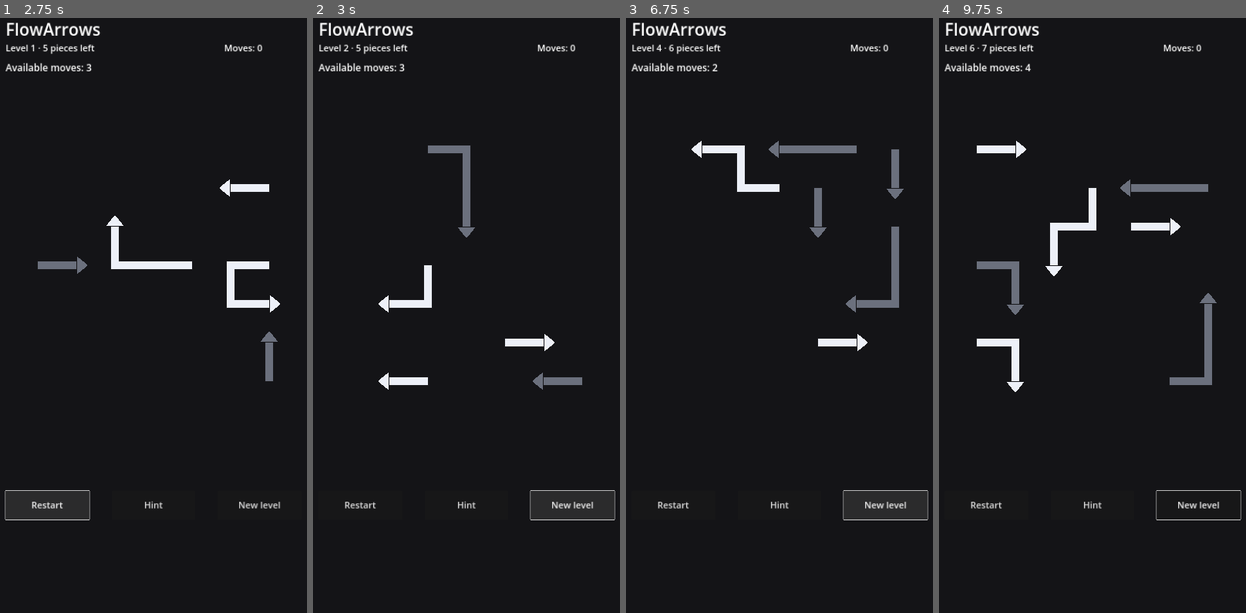
Above: before the commit, frames 1-4 (left to right).
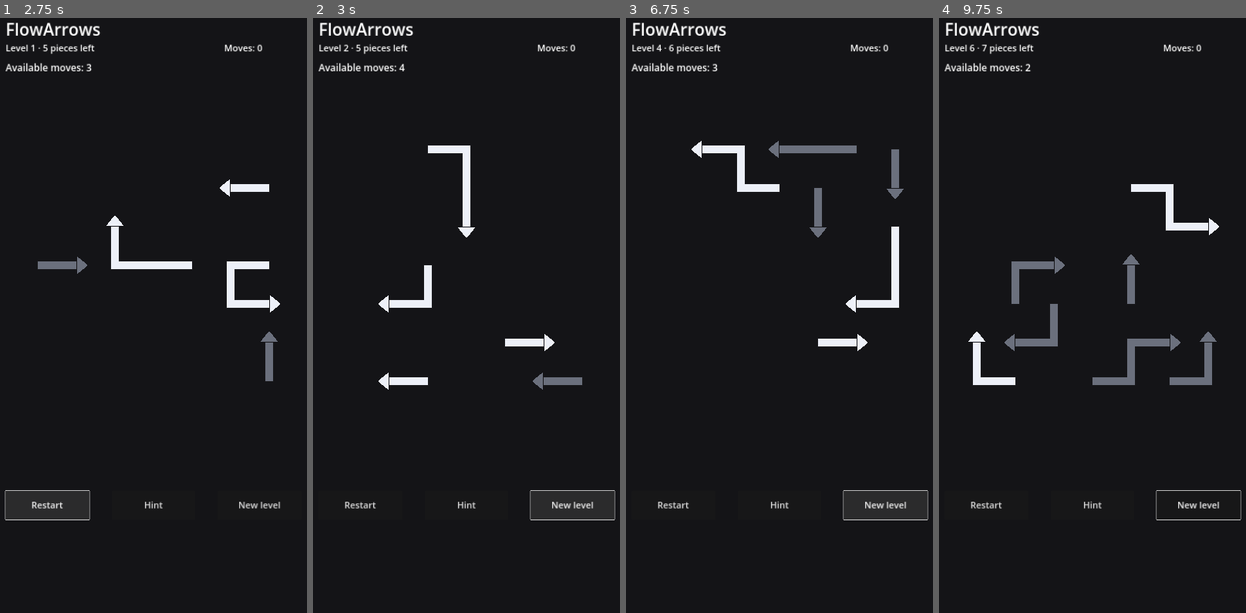
Above: after the commit, the same moments.

Repository: AiRigaLabs01/FlowArrows
Game: Godot game, scene res://src/game/main.tscn
Two runs of this game, one before a commit and one after it. Both use one fixed random seed, a clock stepped at 60 frames per second and the inputs below.
Inputs (mouse positions are in pixels of both pictures, inside the frame that each line leads up to):
- Up to frame 1 (2.75 s): click "Restart" at 0.5 s; click "Restart" at 1.25 s; click "Restart" at 2 s
- Up to frame 2 (3 s): click "New level" at 2.75 s
- Up to frame 3 (6.75 s): click "New level" at 3.5 s; click "Hint" at 4.25 s; click "Hint" at 5 s; click "Hint" at 5.75 s; click "New level" at 6.5 s
- Up to frame 4 (9.75 s): tap Enter at 7.25 s; move the mouse to (1169, 273) at 7.27 s; click (1169, 273) at 7.42 s; move the mouse to (1021, 333) at 8.02 s; click (1021, 333) at 8.17 s; move the mouse to (1126, 166) at 8.77 s; click (1126, 166) at 8.92 s; tap Space at 9.5 s; move the mouse to (1074, 428) at 9.52 s; click (1074, 428) at 9.67 s

Frame 1 is identical in both runs. In frame 2, 0.6% of the frame differs, in the area x 27-53%, y 7-37%; in frame 3, 0.6%; in frame 4, 3.9%, in the area x 9-92%, y 7-63%.

Commit message:
Make arrows exit like a sliding thread

Diff:
--- a/src/core/board_state.gd
+++ b/src/core/board_state.gd
@@ -25,24 +25,38 @@
 			return String(piece_id)
 	return ""
 
+func exit_steps(piece_id: String) -> int:
+	if not pieces.has(piece_id):
+		return -1
+	var piece = pieces[piece_id]
+	if piece.cells.is_empty():
+		return -1
+	var positions: Array[Vector2i] = piece.cells.duplicate()
+	var max_steps: int = width + height + positions.size() + 4
+	for step in range(1, max_steps + 1):
+		var previous: Array[Vector2i] = positions.duplicate()
+		for i in range(positions.size() - 1):
+			positions[i] = previous[i + 1]
+		positions[-1] = previous[-1] + Vector2i(piece.direction)
+
+		var inside_count := 0
+		var own_cells: Dictionary = {}
+		for cell: Vector2i in positions:
+			if not is_inside(cell):
+				continue
+			inside_count += 1
+			var key := "%d:%d" % [cell.x, cell.y]
+			if own_cells.has(key):
+				return -1
+			own_cells[key] = true
+			if occupied_by(cell, piece_id) != "":
+				return -1
+		if inside_count == 0:
+			return step
+	return -1
+
 func can_exit(piece_id: String) -> bool:
-	if not pieces.has(piece_id):
-		return false
-	var piece = pieces[piece_id]
-	var offset := Vector2i.ZERO
-	while true:
-		offset += Vector2i(piece.direction)
-		var any_inside := false
-		for origin in piece.cells:
-			var translated: Vector2i = Vector2i(origin) + offset
-			if not is_inside(translated):
-				continue
-			any_inside = true
-			if occupied_by(translated, piece_id) != "":
-				return false
-		if not any_inside:
-			return true
-	return true
+	return exit_steps(piece_id) > 0
 
 func legal_moves() -> Array[String]:
 	var result: Array[String] = []
